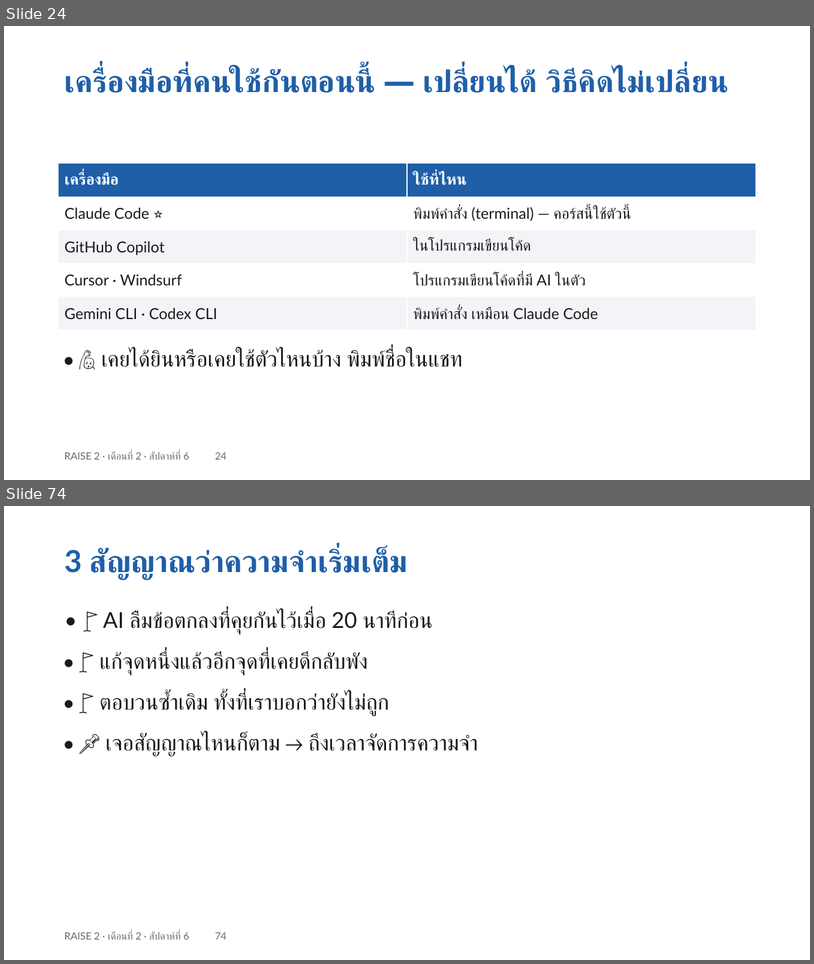
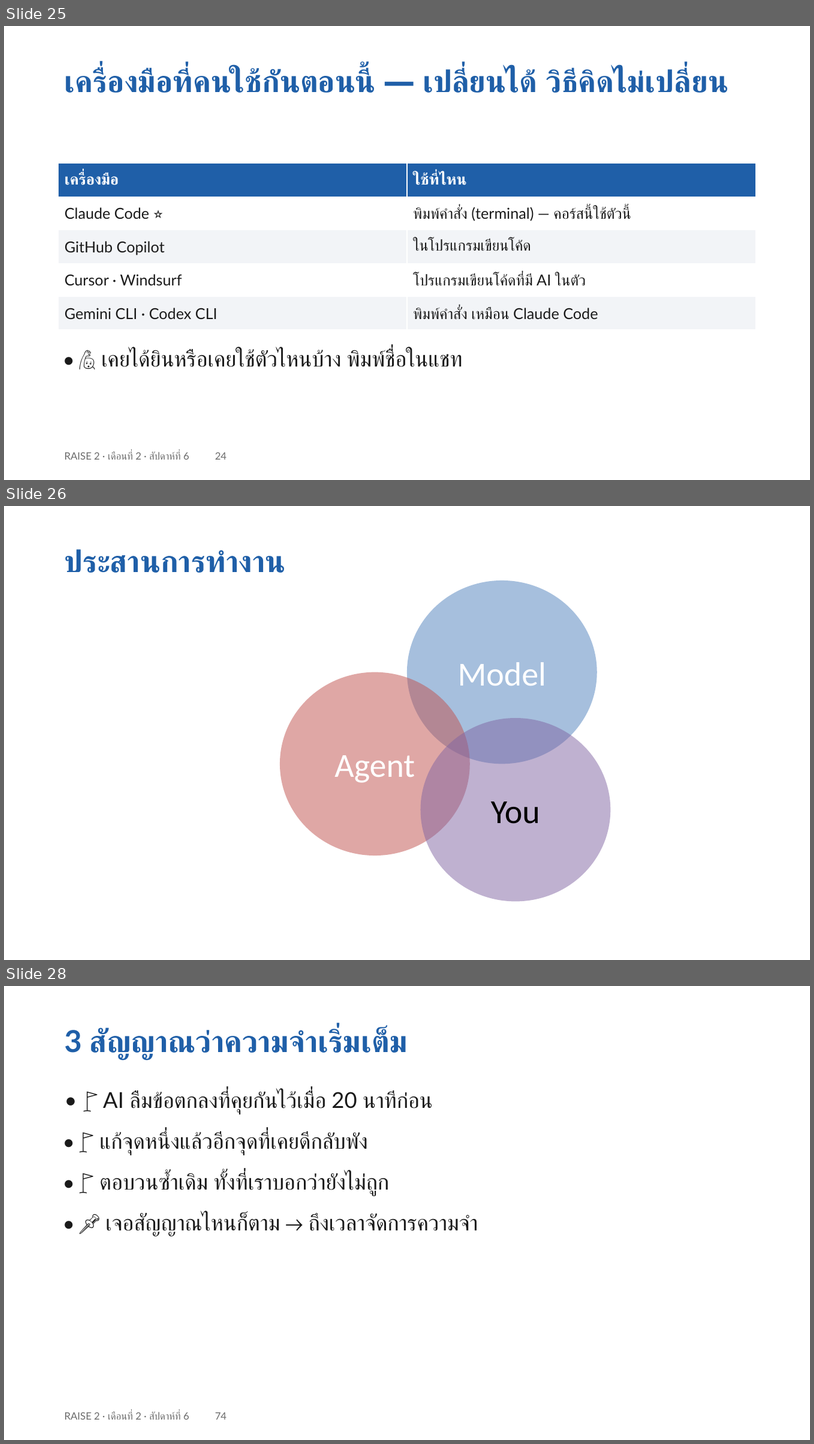
Before and after one commit to cnacha-mfu/raise2-module2, a slide deck: materials/week6/w6-slides.pptx. Shown one above the other, each under a label of ours: slides 24 and 74 before the commit, slides 25, 26 and 28 after it; the slides between them are not shown. The pictures are 814x964 and 814x1444 pixels, drawn with LibreOffice and Linux fonts; fonts in the diff are those of the drawing. Boxes give left, top, right and bottom in pixels: in the first picture for what was removed or moved away, otherwise in the second. Text is boxed around its words. In the diff, an @@ line names an element or a change of style, - is before the commit and + after.

```diff
--- a/materials/week6/w6-slides.pptx
+++ b/materials/week6/w6-slides.pptx
@@ slide 26 added at (4, 506, 810, 960), background #FFFFFF @@
@@ text added at (65, 549, 286, 573), 36 pt, text #1F5FA8, bold @@
+ประสานการทำงาน
@@ ellipse added at (408, 580, 597, 764), fill #4F81BD at 50% opacity, 40 pt, text #FFFFFF @@
+Model
@@ ellipse added at (280, 672, 470, 856), fill #C0504D at 50% opacity, 40 pt, text #FFFFFF @@
+Agent
@@ ellipse added at (421, 718, 611, 901), fill #8064A2 at 50% opacity, 40 pt, text #000000 @@
+You
@@ what was slide 24 is now slide 25 @@
@@ what was slide 74 is now slide 28 @@
```
Also in this commit, not shown: 16 slides changed, 2 other slides added, 2 other files.
